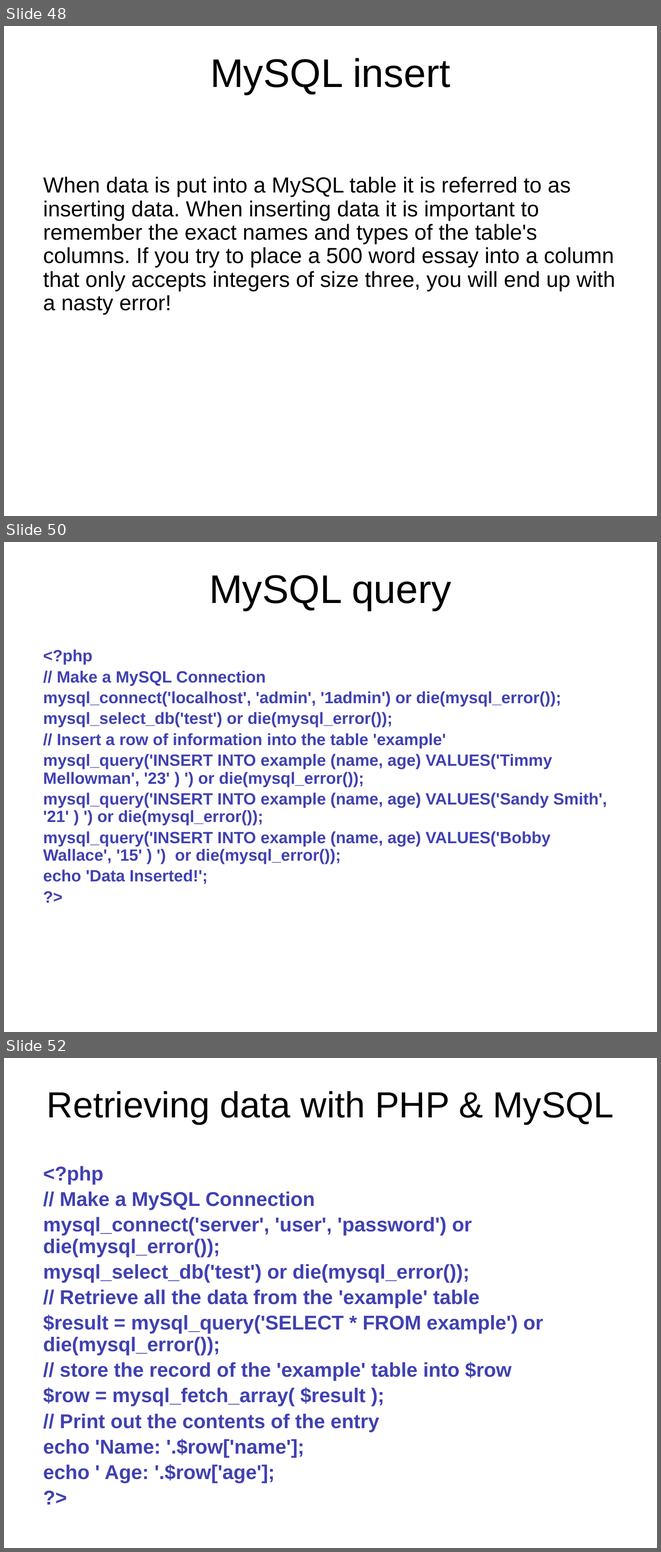
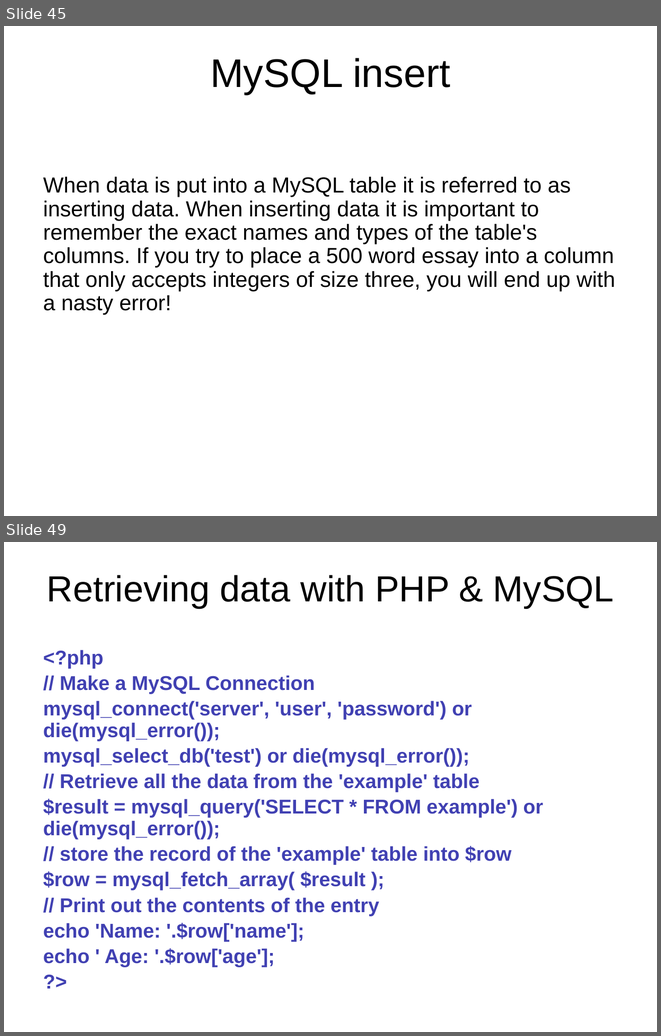
Before and after one commit to pingovn/pingo-webbasic-with-php, a slide deck: slides/Pingo - PHP Basics - Database - MySQL.pptx. Shown one above the other, each under a label of ours: slides 48, 50 and 52 before the commit, slides 45 and 49 after it; the slides between them are not shown. The pictures are 661x1552 and 661x1036 pixels, drawn with LibreOffice and Linux fonts; fonts in the diff are those of the drawing; background and template pictures are left out. Boxes give left, top, right and bottom in pixels: in the first picture for what was removed or moved away, otherwise in the second. Text is boxed around its words. In the diff, an @@ line names an element or a change of style, - is before the commit and + after.

```diff
--- a/slides/Pingo - PHP Basics - Database - MySQL.pptx
+++ b/slides/Pingo - PHP Basics - Database - MySQL.pptx
@@ slide 50 removed at (x1=4, y1=542, x2=657, y2=1032), background picture (left out) @@
@@ title removed at (x1=209, y1=575, x2=451, y2=610) @@
-MySQL query
@@ text removed at (x1=43, y1=649, x2=607, y2=884) @@
-<?php
-// Make a MySQL Connection
-mysql_connect('localhost', 'admin', '1admin') or die(mysql_error());
-mysql_select_db('test') or die(mysql_error());
-// Insert a row of information into the table 'example'
-mysql_query('INSERT INTO example (name, age) VALUES('Timmy Mellowman', '23' ) ') or die(mysql_error());
-mysql_query('INSERT INTO example (name, age) VALUES('Sandy Smith', '21' ) ') or die(mysql_error());
-mysql_query('INSERT INTO example (name, age) VALUES('Bobby Wallace', '15' ) ') or die(mysql_error());
-echo 'Data Inserted!';
-?>
@@ what was slide 48 is now slide 45 @@
@@ what was slide 52 is now slide 49 @@
```
Also in this commit, not shown: 8 slides changed, 3 other slides removed.
